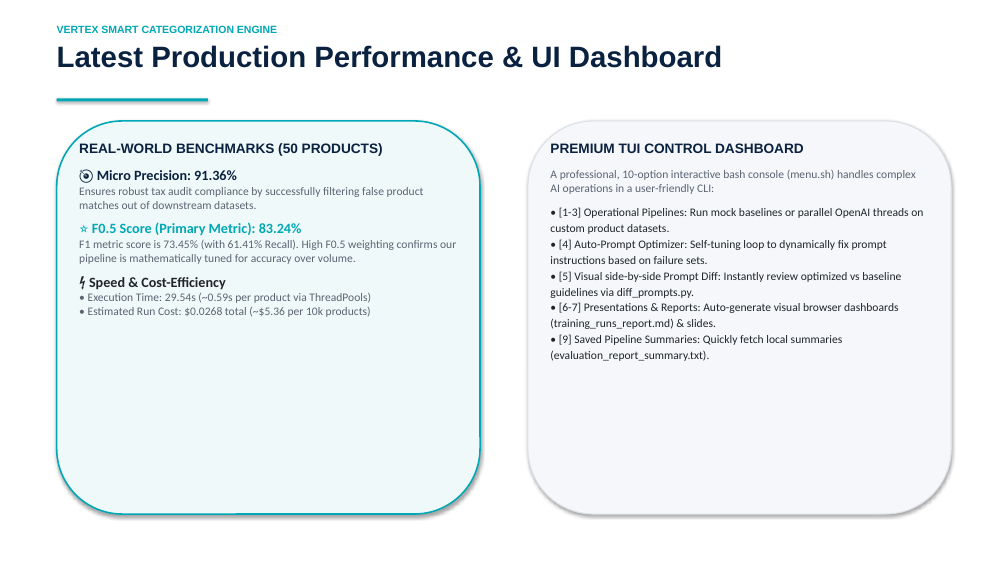
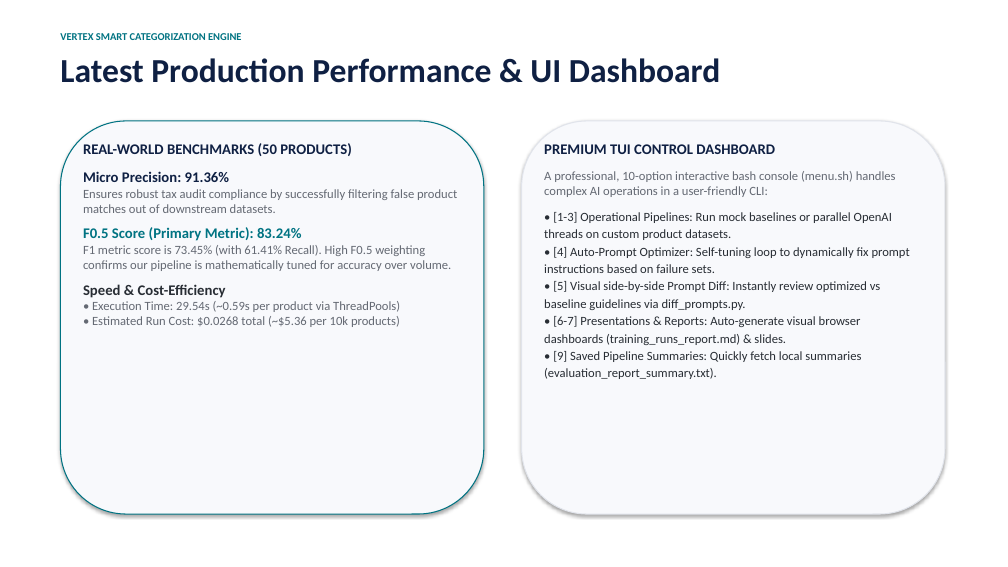
Before and after one commit to rahiakil/tkhome, a slide deck: slide 7 of presentation_slides.pptx. Drawn at 1008x567 pixels with LibreOffice and Linux fonts; fonts in the diff are those of the drawing. Boxes give left, top, right and bottom in pixels: in the first picture for what was removed or moved away, otherwise in the second. Text is boxed around its words. In the diff, an @@ line names an element or a change of style, - is before the commit and + after.

```diff
--- a/presentation_slides.pptx
+++ b/presentation_slides.pptx
@@ text "VERTEX SMART CATEGORIZATION ENGINE": place and size @@
-text "VERTEX SMART CATEGORIZATION ENGINE" at (57,25,277,33)
+text "VERTEX SMART CATEGORIZATION ENGINE" at (60,33,241,40)
@@ text "VERTEX SMART CATEGORIZATION ENGINE" at (60,33,241,40): font Arial to Calibri, text colour #00A8B5 to #007382 @@
@@ text "Latest Production Performance & UI ...": place and size @@
-text "Latest Production Performance & UI ..." at (57,45,722,68)
+text "Latest Production Performance & UI ..." at (60,58,720,83)
@@ text "Latest Production Performance & UI ..." at (60,58,720,83): size 28 to 32 pt, font Arial to Calibri, text colour #0A2240 to #0F2043 @@
@@ rectangle removed at (57,98,208,101) @@
@@ rounded rectangle: place and size @@
-rounded rectangle at (57,121,480,514)
+rounded rectangle at (60,121,484,514)
@@ rounded rectangle at (60,121,484,514): fill #F0F9FA to #F8F9FC; outline #00A8B5 1.5 pt to #007382 1 pt @@
@@ text at (83,143,457,327): size 13 to 14 pt, font Arial to Calibri, text colour #0A2240 to #0F2043 in "REAL-WORLD BENCHMARKS (50 PRODUCTS)"; size 11 to 12 pt, text colour #5A6473 to #646973 in "Ensures robust tax audit compliance by successfully ...", "F1 metric score is 73.45% (with 61.41% ...", "• Execution Time: 29.54s (~0.59s per product ..." @@
@@ rounded rectangle: place and size @@
-rounded rectangle at (528,121,951,514)
+rounded rectangle at (522,121,945,514)
@@ rounded rectangle at (522,121,945,514): fill #F5F7FA to #F8F9FC; outline #DCE1E6 1 pt to #E1E4EB 1 pt @@
@@ text "PREMIUM TUI CONTROL DASHBOARD" at (544,144,910,379): size 13 to 14 pt, font Arial to Calibri, text colour #0A2240 to #0F2043 in "PREMIUM TUI CONTROL DASHBOARD"; size 11 to 12 pt; text colour #5A6473 to #646973 in "A professional, 10-option interactive bash console (menu.sh) ..."; text colour #212529 to #282D34 in "• [1-3] Operational Pipelines: Run mock baselines ..." @@
@@ text at (83,171,229,182): text changed; size 13.5 to 14 pt; text colour #0A2240 to #0F2043 @@
-🎯 Micro Precision: 91.36%
+Micro Precision: 91.36%
@@ text at (83,227,301,241): text changed; size 13.5 to 14 pt; text colour #00A8B5 to #007382 @@
-⭐ F0.5 Score (Primary Metric): 83.24%
+F0.5 Score (Primary Metric): 83.24%
@@ text at (83,284,226,298): text changed; size 13.5 to 14 pt; text colour #212529 to #282D34 @@
-⚡ Speed & Cost-Efficiency
+Speed & Cost-Efficiency
```
Also in this commit, not shown: 7 other slides changed, 3 other files.
